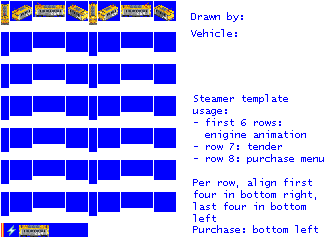
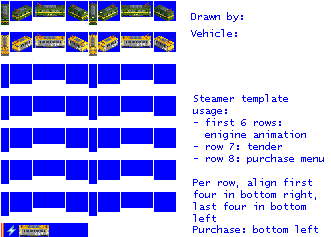
Revision of a layered 331×237 image; what changed, layer by layer:
painted on "empty.png" over (1, 4, 174, 61)
